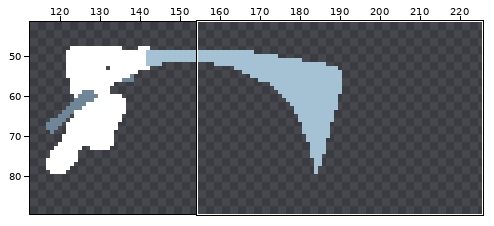
Edited in one commit: pixel-art file (characters/swordandgun/sprites/upward_swipe.ase). The first picture is a wide view before the edit; the outline marks the close-up.
Close-up. Before the edit:
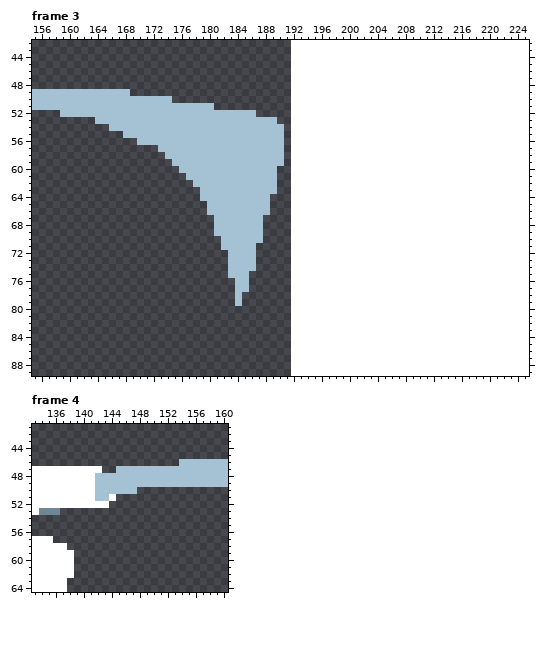
128x128 pixels, 4 frames. Shown: frame 3: x 155..225, y 42..89; frame 4: x 133..160, y 41..64. The old version is drawn lined up with the new one, on the new canvas. The wide view leaves out empty margins. The commit also changed other frames or places, which this record leaves out.
The same view after the edit:
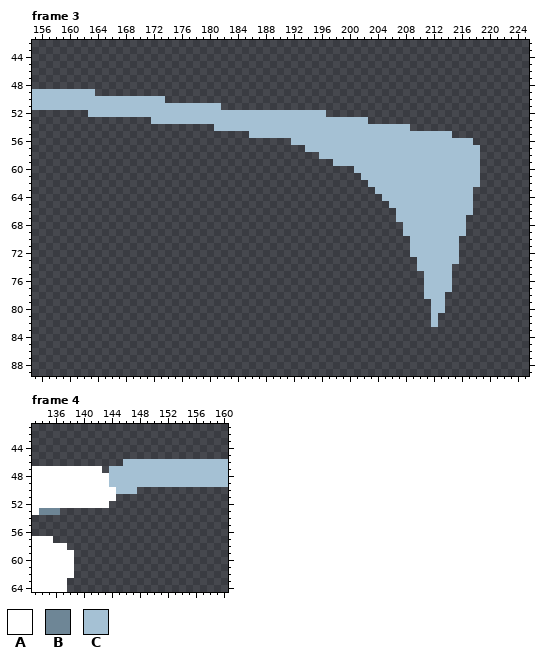
Palette (. is transparent): A #ffffff  B #6e8696  C #a5c1d4
Change:
canvas 128x128 -> 256x128, the old top-left corner now at 64,0
Frame 3:
y 49: x 164..168 CCCCC -> .....
y 50: x 174 C -> .
y 51: x 181 . -> C
y 52: x 159..162 CCCC -> ....; x 187..196 .......... -> CCCCCCCCCC
y 53: x 164..171 CCCCCCCC -> ........; x 190..202 ............. -> CCCCCCCCCCCCC
y 54: x 166..180 CCCCCCCCCCCCCCC -> ...............; x 191..208 .................. -> CCCCCCCCCCCCCCCCCC
y 55: x 168..185 CCCCCCCCCCCCCCCCCC -> ..................; x 191..214 ........................ -> CCCCCCCCCCCCCCCCCCCCCCCC
y 56: x 170..190 CCCCCCCCCCCCCCCCCCCCC -> .....................; x 192..217 .......................... -> CCCCCCCCCCCCCCCCCCCCCCCCCC
y 57: x 173..190 CCCCCCCCCCCCCCCCCC -> ..................; x 194..218 ......................... -> CCCCCCCCCCCCCCCCCCCCCCCCC
y 58: x 174..190 CCCCCCCCCCCCCCCCC -> .................; x 196..218 ....................... -> CCCCCCCCCCCCCCCCCCCCCCC
y 59: x 175..190 CCCCCCCCCCCCCCCC -> ................; x 198..218 ..................... -> CCCCCCCCCCCCCCCCCCCCC
y 60: x 176..189 CCCCCCCCCCCCCC -> ..............; x 201..218 .................. -> CCCCCCCCCCCCCCCCCC
y 61: x 177..189 CCCCCCCCCCCCC -> .............; x 202..218 ................. -> CCCCCCCCCCCCCCCCC
y 62: x 178..189 CCCCCCCCCCCC -> ............; x 203..218 ................ -> CCCCCCCCCCCCCCCC
y 63: x 179..189 CCCCCCCCCCC -> ...........; x 204..217 .............. -> CCCCCCCCCCCCCC
y 64: x 179..188 CCCCCCCCCC -> ..........; x 205..217 ............. -> CCCCCCCCCCCCC
y 65: x 180..188 CCCCCCCCC -> .........; x 206..217 ............ -> CCCCCCCCCCCC
y 66: x 180..188 CCCCCCCCC -> .........; x 207..217 ........... -> CCCCCCCCCCC
y 67: x 181..187 CCCCCCC -> .......; x 207..216 .......... -> CCCCCCCCCC
y 68..69: x 181..187 CCCCCCC -> .......; x 208..216 ......... -> CCCCCCCCC
y 70: x 182..187 CCCCCC -> ......; x 209..215 ....... -> CCCCCCC
y 71: x 182..186 CCCCC -> .....; x 209..215 ....... -> CCCCCCC
y 72: x 183..186 CCCC -> ....; x 209..215 ....... -> CCCCCCC
y 73: x 183..186 CCCC -> ....; x 210..215 ...... -> CCCCCC
y 74: x 183..186 CCCC -> ....; x 210..214 ..... -> CCCCC
y 75: x 183..185 CCC -> ...; x 211..214 .... -> CCCC
y 76..77: x 184..185 CC -> ..; x 211..214 .... -> CCCC
y 78: x 184 C -> .; x 211..213 ... -> CCC
y 79: x 184 C -> .; x 212..213 .. -> CC
y 80: x 212..213 .. -> CC
y 81..82: x 212 . -> C
Frame 4:
y 46: x 146..153 ........ -> CCCCCCCC
y 47: x 144 . -> C
y 48..49: x 142..143 CC -> AA
y 50: x 142..144 CCC -> AAA
y 51: x 142..143 CC -> AA
